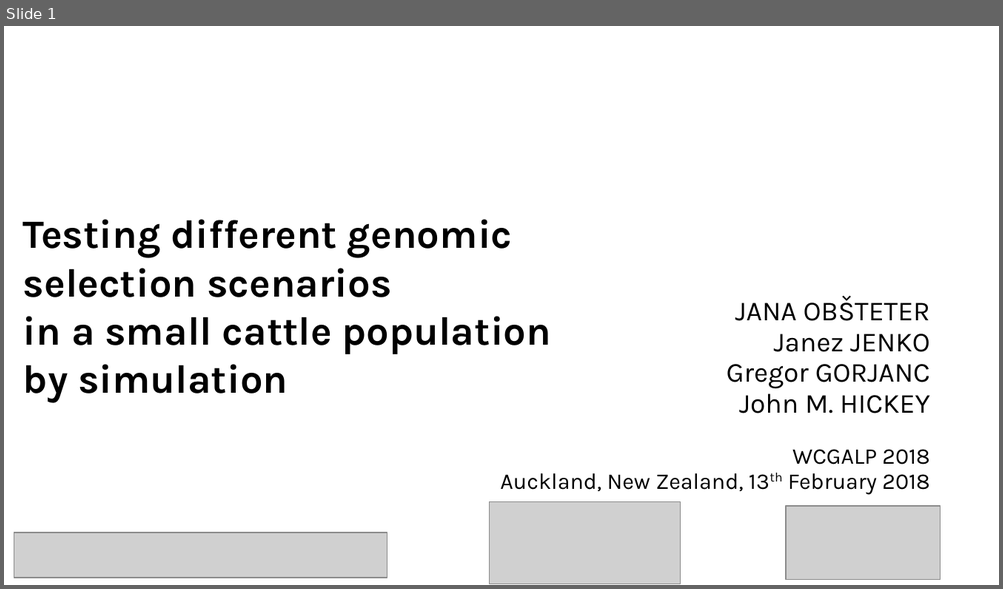
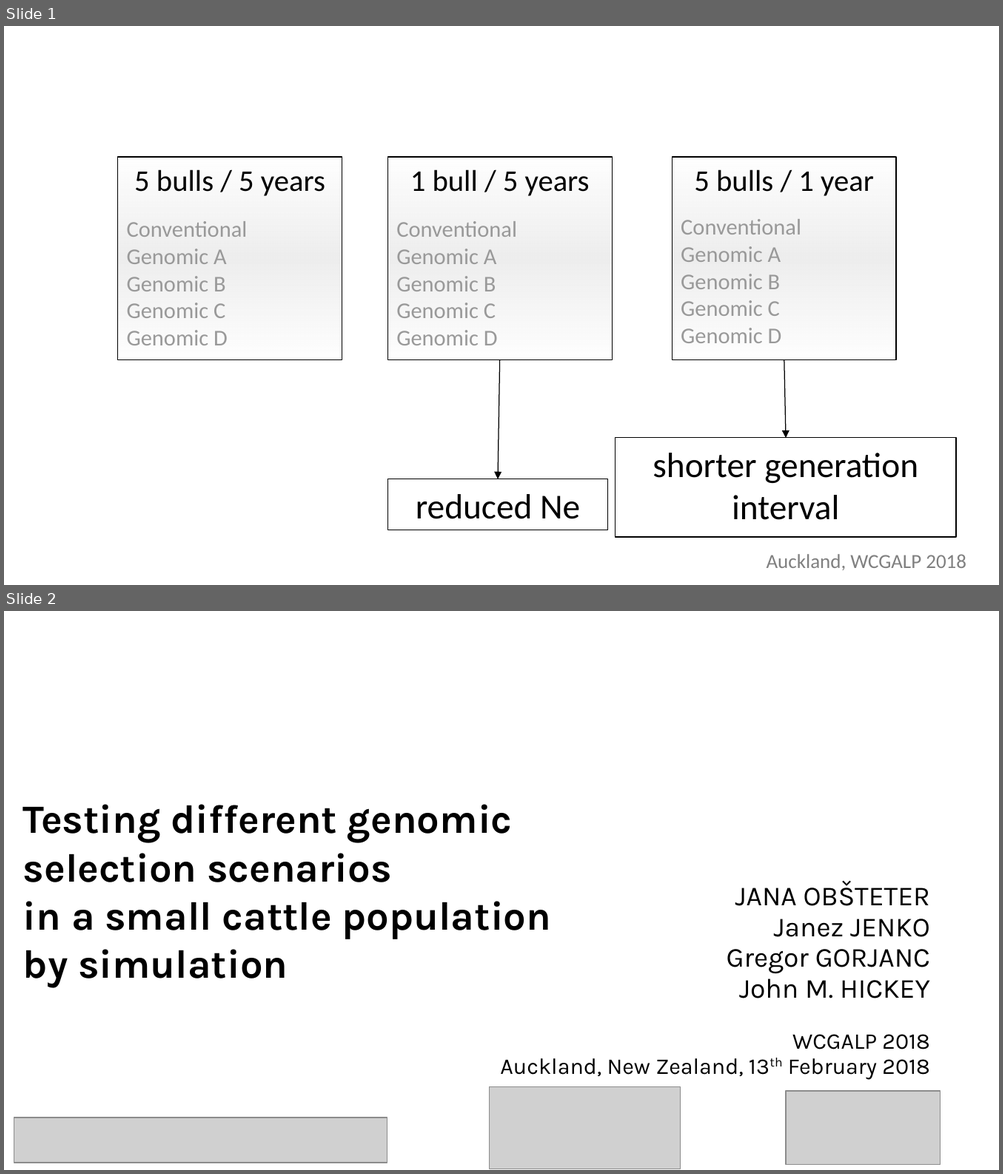
Before and after one commit to janaobsteter/Genotype_CODES, a slide deck: WCGALP_Predstavitev_01022018.ppt. Shown one above the other, each under a label of ours: slide 1 before the commit, slides 1 and 2 after it. The pictures are 1003x589 and 1003x1174 pixels, drawn with LibreOffice and Linux fonts; fonts in the diff are those of the drawing; grey boxes stand for pictures; background and template pictures are left out. Boxes give left, top, right and bottom in pixels: in the first picture for what was removed or moved away, otherwise in the second. Text is boxed around its words. In the diff, an @@ line names an element or a change of style, - is before the commit and + after.

```diff
--- a/WCGALP_Predstavitev_01022018.ppt
+++ b/WCGALP_Predstavitev_01022018.ppt
@@ slide 1 added at <box>4,26,999,585</box>, background picture (left out) @@
@@ rectangle added at <box>118,157,341,360</box>, fill gradient #EEEEEE, outline #000000 0.74 pt, 24 pt, text #000000 @@
+5 bulls / 5 years
@@ rectangle added at <box>387,157,612,360</box>, fill gradient #EEEEEE, outline #000000 0.74 pt, 24 pt, text #000000 @@
+1 bull / 5 years
@@ rectangle added at <box>672,157,896,360</box>, fill gradient #EEEEEE, outline #000000 0.74 pt, 24 pt, text #000000 @@
+5 bulls / 1 year
@@ text added at <box>127,221,247,346</box>, 18 pt, text #999999 @@
+Conventional
+Genomic A
+Genomic B
+Genomic C
+Genomic D
@@ text added at <box>396,221,517,346</box>, 18 pt, text #999999 @@
+Conventional
+Genomic A
+Genomic B
+Genomic C
+Genomic D
@@ text added at <box>680,219,801,343</box>, 18 pt, text #999999 @@
+Conventional
+Genomic A
+Genomic B
+Genomic C
+Genomic D
@@ arrow added from (500, 360) to (498, 480), #000000 0.74 pt @@
@@ arrow added from (784, 360) to (785, 438), #000000 0.74 pt @@
@@ rectangle added at <box>615,438,956,538</box>, outline #000000 0.74 pt, 28 pt, text #000000 @@
+shorter generation interval
@@ rectangle added at <box>387,480,608,531</box>, outline #000000 0.74 pt, 28 pt, text #000000 @@
+reduced Ne
@@ text added at <box>766,554,966,571</box>, 16 pt, text #808080 @@
+Auckland, WCGALP 2018
@@ what was slide 1 is now slide 2 @@
```
Also in this commit, not shown: 7 slides changed, 2 other slides added, 1 slide removed, 4 other files.
